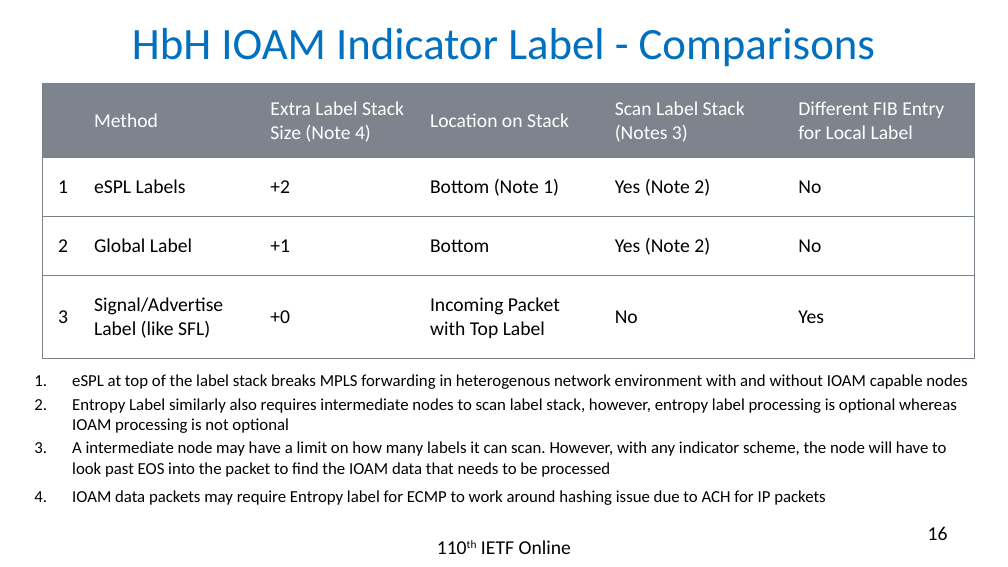
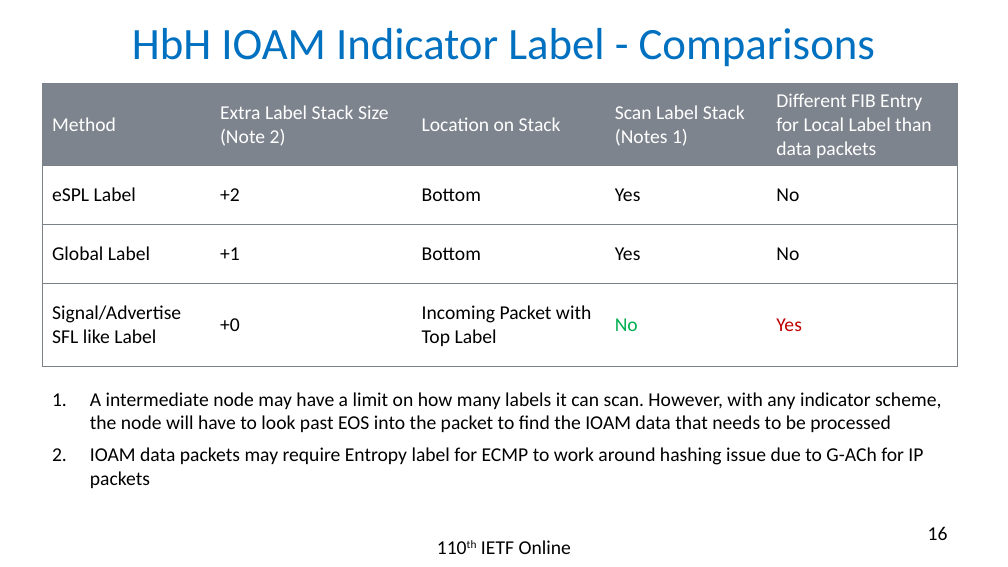
Before and after one commit to rakgandhi/ietf-slides, a slide deck: slide 16 of draft-gandhi-mpls-ioam-sr-05.pptx. Drawn at 1008x567 pixels with LibreOffice and Linux fonts; fonts in the diff are those of the drawing. Boxes give left, top, right and bottom in pixels: in the first picture for what was removed or moved away, otherwise in the second. Text is boxed around its words. In the diff, an @@ line names an element or a change of style, - is before the commit and + after.

```diff
--- a/draft-gandhi-mpls-ioam-sr-05.pptx
+++ b/draft-gandhi-mpls-ioam-sr-05.pptx
@@ table at [42, 84, 959, 365] @@
-column 1:  | 1 | 2 | 3
-column 2: Method | eSPL Labels | Global Label | Signal/Advertise Label (like SFL)
-column 3: Extra Label Stack Size (Note 4) | +2 | +1 | +0
-column 4: Location on Stack | Bottom (Note 1) | Bottom | Incoming Packet with Top Label
-column 5: Scan Label Stack / (Notes 3) | Yes (Note 2) | Yes (Note 2) | No
-column 6: Different FIB Entry for Local Label | No | No | Yes
+column 1: Method | eSPL Label | Global Label | Signal/Advertise SFL like Label
+column 2: Extra Label Stack Size (Note 2) | +2 | +1 | +0
+column 3: Location on Stack | Bottom | Bottom | Incoming Packet with Top Label
+column 4: Scan Label Stack / (Notes 1) | Yes | Yes | No
+column 5: Different FIB Entry for Local Label than data packets | No | No | Yes
@@ table: place and size @@
-table at [42, 84, 975, 359]
+table at [42, 84, 959, 365]
@@ text "A intermediate node may have ...": place and size @@
-text "A intermediate node may have ..." at [72, 374, 967, 505]
+text "A intermediate node may have ..." at [90, 392, 941, 488]
@@ text at [72, 374, 967, 433]: paragraphs removed @@
-1. eSPL at top of the label stack breaks MPLS forwarding in heterogenous network environment with and without IOAM capable nodes
-2. Entropy Label similarly also requires intermediate nodes to scan label stack, however, entropy label processing is optional whereas IOAM processing is not optional
@@ text at [90, 392, 941, 432]: size 12 to 14 pt in "A intermediate node may have a limit ..." @@
@@ text at [90, 447, 923, 488]: text changed; size 12 to 14 pt @@
-4. IOAM data packets may require Entropy label for ECMP to work around hashing issue due to ACH for IP packets
+2. IOAM data packets may require Entropy label for ECMP to work around hashing issue due to G-ACh for IP packets
```
Also in this commit, not shown: 7 other slides changed, 1 slide removed, 1 other file.
